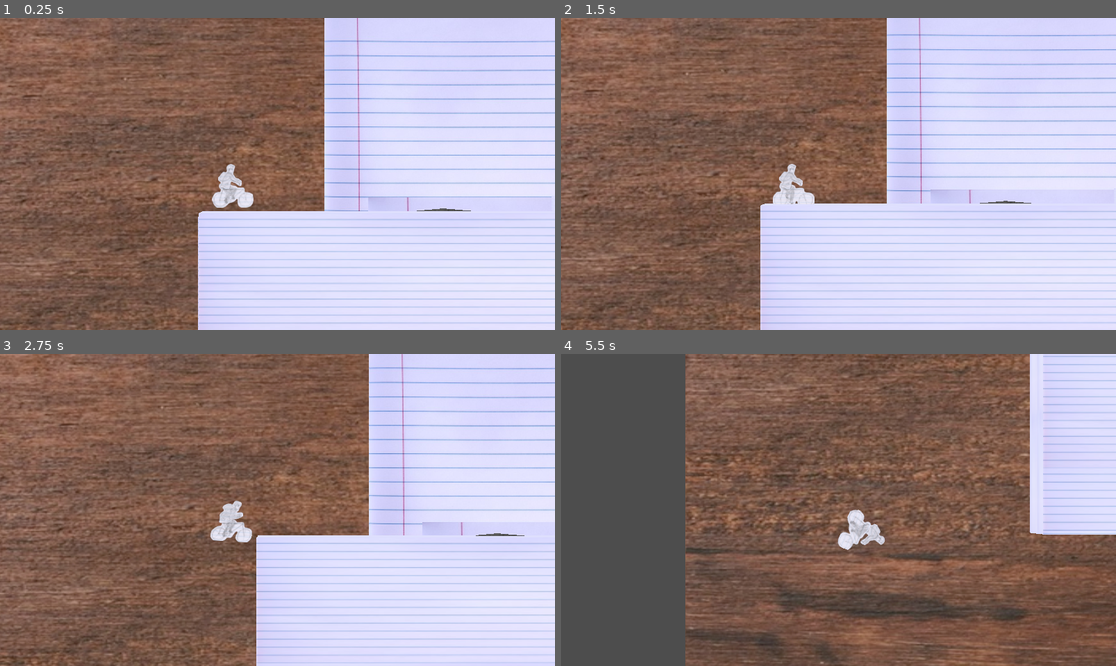
Above: before the commit, frames 1-4 (two rows, left to right).
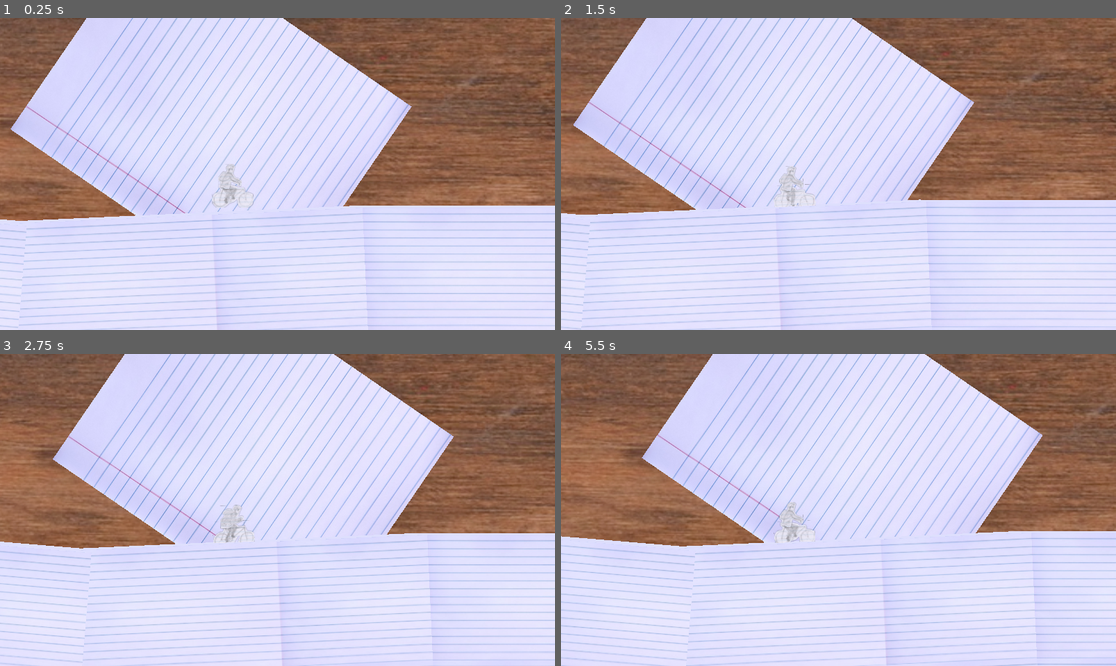
Above: after the commit, the same moments.

Repository: KyleSaki714/brackeysgamejam25-godotgame
Game: Godot game, scene res://World.tscn
Same seed, same stepped clock (60 frames per second), same inputs: the game is played once before the commit and once after it. The engine's default icon, where the game draws it, is replaced by a stand-in: a white triangle on a blue panel in a dark square.
Inputs:
- Up to frame 1 (0.25 s): no input
- Up to frame 2 (1.5 s): hold Right (tilt right) 0.53-1.28 s; tap Space (jump) at 0.77 s; hold S (backward) from 1.28 s (still down)
- Up to frame 3 (2.75 s): tap Space (jump) at 1.52 s; release S (backward) at 2.03 s; hold Right (tilt right) from 2.03 s (still down)
- Up to frame 4 (5.5 s): release Right (tilt right) at 2.78 s; hold Up (forward) 2.78-3.53 s; tap Space (jump) at 3.02, 3.77, 4.52 s; hold Left (tilt left) 3.53-5.03 s; hold S (backward) from 5.03 s (still down)

The runs differ from the first frame. In frame 1, 71% of the frame differs, in the area x 0-100%, y 0-100%; in frame 2, 71%; in frame 3, 71%; in frame 4, 97%.

Commit message:
create area1, area2

Diff:
--- /dev/null
+++ b/Areas/Area1.tscn
@@ -0,0 +1,119 @@
+[gd_scene load_steps=12 format=3 uid="uid://x0lk7ecnuro2"]
+
+[ext_resource type="PackedScene" uid="uid://b2w80cyadsfv2" path="res://Areas/Platforms/PlatformRectangle.tscn" id="2_g77gt"]
+[ext_resource type="Material" uid="uid://c1448lhcffexi" path="res://assets/Textures/Texture_LinedPaper.tres" id="3_3vdfc"]
+[ext_resource type="Texture2D" uid="uid://vcw0w27hirda" path="res://assets/Textures/Write_Your_Story_Blank_Lined_Notebook_Paper_Creative_Commons_(4812267249).jpg" id="6_m7gtb"]
+
+[sub_resource type="BoxShape3D" id="BoxShape3D_ji72d"]
+size = Vector3(102.917, 1, 3)
+
+[sub_resource type="BoxMesh" id="BoxMesh_g8g7f"]
+material = ExtResource("3_3vdfc")
+size = Vector3(102, 50, 3)
+
+[sub_resource type="BoxShape3D" id="BoxShape3D_nuqvb"]
+size = Vector3(60.1987, 1, 3)
+
+[sub_resource type="BoxMesh" id="BoxMesh_ihk6m"]
+material = ExtResource("3_3vdfc")
+size = Vector3(60, 50, 3)
+
+[sub_resource type="BoxShape3D" id="BoxShape3D_wsbhf"]
+size = Vector3(30, 1, 3)
+
+[sub_resource type="BoxMesh" id="BoxMesh_ge588"]
+material = ExtResource("3_3vdfc")
+size = Vector3(30, 50, 3)
+
+[sub_resource type="StandardMaterial3D" id="StandardMaterial3D_blj7p"]
+albedo_texture = ExtResource("6_m7gtb")
+uv2_scale = Vector3(5, 5, 5)
+
+[sub_resource type="PlaneMesh" id="PlaneMesh_so7nw"]
+material = SubResource("StandardMaterial3D_blj7p")
+size = Vector2(60, 77.647)
+orientation = 2
+
+[node name="Area1" type="Node3D"]
+
+[node name="PlatformRectangle" parent="." instance=ExtResource("2_g77gt")]
+
+[node name="CollisionShape3D" parent="PlatformRectangle" index="0"]
+transform = Transform3D(1, 0, 0, 0, 1, 0, 0, 0, 1, 51.3777, -0.5, 0)
+shape = SubResource("BoxShape3D_ji72d")
+
+[node name="MeshInstance3D3" parent="PlatformRectangle" index="1"]
+transform = Transform3D(1, 0, 0, 0, 1, 0, 0, 0, 1, 51, -25, 0)
+mesh = SubResource("BoxMesh_g8g7f")
+
+[node name="PlatformRectangle2" parent="." instance=ExtResource("2_g77gt")]
+transform = Transform3D(0.967032, 0.254653, 0, -0.254653, 0.967032, 0, 0, 0, 1, 101.977, 0.0240902, 0)
+
+[node name="CollisionShape3D" parent="PlatformRectangle2" index="0"]
+transform = Transform3D(1, 0, 0, 0, 1, 0, 0, 0, 1, 30.0188, -0.5, 0)
+shape = SubResource("BoxShape3D_nuqvb")
+
+[node name="MeshInstance3D3" parent="PlatformRectangle2" index="1"]
+transform = Transform3D(1, 0, 0, 0, 1, 0, 0, 0, 1, 30, -25, 0)
+mesh = SubResource("BoxMesh_ihk6m")
+
+[node name="PlatformRectangle3" parent="." instance=ExtResource("2_g77gt")]
+transform = Transform3D(1, 0, 0, 0, 1, 0, 0, 0, 1, 156.744, -15.2414, 0)
+
+[node name="CollisionShape3D" parent="PlatformRectangle3" index="0"]
+transform = Transform3D(1, 0, 0, 0, 1, 0, 0, 0, 1, 30.0188, -0.5, 0)
+shape = SubResource("BoxShape3D_nuqvb")
+
+[node name="MeshInstance3D3" parent="PlatformRectangle3" index="1"]
+transform = Transform3D(1, 0, 0, 0, 1, 0, 0, 0, 1, 30, -25, 0)
+mesh = SubResource("BoxMesh_ihk6m")
+
+[node name="PlatformRectangle4" parent="." instance=ExtResource("2_g77gt")]
+transform = Transform3D(0.819152, -0.573576, 0, 0.573576, 0.819152, 0, 0, 0, 1, 216.513, -15.5378, 0)
+
+[node name="CollisionShape3D" parent="PlatformRectangle4" index="0"]
+transform = Transform3D(1, 0, 0, 0, 1, 0, 0, 0, 1, 14.9194, -0.5, 0)
+shape = SubResource("BoxShape3D_wsbhf")
+
+[node name="MeshInstance3D3" parent="PlatformRectangle4" index="1"]
+transform = Transform3D(1, 0, 0, 0, 1, 0, 0, 0, 1, 15.0218, -25, 0)
+mesh = SubResource("BoxMesh_ge588")
+
+[node name="PlatformRectangle5" parent="." instance=ExtResource("2_g77gt")]
+transform = Transform3D(1, 0, 0, 0, 1, 0, 0, 0, 1, 241.144, 1.6586, 0)
+
+[node name="CollisionShape3D" parent="PlatformRectangle5" index="0"]
+transform = Transform3D(1, 0, 0, 0, 1, 0, 0, 0, 1, 30.0188, -0.5, 0)
+shape = SubResource("BoxShape3D_nuqvb")
+
+[node name="MeshInstance3D3" parent="PlatformRectangle5" index="1"]
+transform = Transform3D(1, 0, 0, 0, 1, 0, 0, 0, 1, 30, -25, 0)
+mesh = SubResource("BoxMesh_ihk6m")
+
+[node name="Background" type="Node3D" parent="."]
+
+[node name="MeshInstance3D" type="MeshInstance3D" parent="Background"]
+transform = Transform3D(-4.37114e-08, 1, 0, -1, -4.37114e-08, 0, 0, 0, 1, 224.208, -10.0188, -2)
+mesh = SubResource("PlaneMesh_so7nw")
+skeleton = NodePath("../..")
+
+[node name="MeshInstance3D2" type="MeshInstance3D" parent="Background"]
+transform = Transform3D(0.565831, -0.824521, 0, 0.824521, 0.565831, 0, 0, 0, 1, 339.058, 11.1422, -22)
+mesh = SubResource("PlaneMesh_so7nw")
+skeleton = NodePath("../..")
+
+[node name="MeshInstance3D3" type="MeshInstance3D" parent="Background"]
+transform = Transform3D(0.709005, 0.705204, 0, -0.705204, 0.709005, 0, 0, 0, 1, 127.592, 4.544, -16)
+mesh = SubResource("PlaneMesh_so7nw")
+skeleton = NodePath("../..")
+
+[node name="MeshInstance3D4" type="MeshInstance3D" parent="Background"]
+transform = Transform3D(1, 0, 0, 0, 1, 0, 0, 0, 1, 52.394, 4.2076, -12)
+mesh = SubResource("PlaneMesh_so7nw")
+skeleton = NodePath("../..")
+
+[editable path="PlatformRectangle"]
+[editable path="PlatformRectangle2"]
+[editable path="PlatformRectangle3"]
+[editable path="PlatformRectangle4"]
+[editable path="PlatformRectangle5"]
--- /dev/null
+++ b/Areas/Area2.tscn
@@ -0,0 +1,97 @@
+[gd_scene load_steps=10 format=3 uid="uid://dagye6svxj4ln"]
+
+[ext_resource type="Material" uid="uid://c1448lhcffexi" path="res://assets/Textures/Texture_LinedPaper.tres" id="1_nbla6"]
+[ext_resource type="PackedScene" uid="uid://b2w80cyadsfv2" path="res://Areas/Platforms/PlatformRectangle.tscn" id="2_ekagv"]
+[ext_resource type="Texture2D" uid="uid://vcw0w27hirda" path="res://assets/Textures/Write_Your_Story_Blank_Lined_Notebook_Paper_Creative_Commons_(4812267249).jpg" id="3_6du0o"]
+
+[sub_resource type="BoxShape3D" id="BoxShape3D_70vgd"]
+size = Vector3(50, 1, 3)
+
+[sub_resource type="BoxMesh" id="BoxMesh_g8g7f"]
+material = ExtResource("1_nbla6")
+size = Vector3(50, 50, 3)
+
+[sub_resource type="BoxShape3D" id="BoxShape3D_tjqc0"]
+size = Vector3(20, 1, 3)
+
+[sub_resource type="BoxMesh" id="BoxMesh_ihk6m"]
+material = ExtResource("1_nbla6")
+size = Vector3(20, 50, 3)
+
+[sub_resource type="StandardMaterial3D" id="StandardMaterial3D_blj7p"]
+albedo_texture = ExtResource("3_6du0o")
+uv2_scale = Vector3(5, 5, 5)
+
+[sub_resource type="PlaneMesh" id="PlaneMesh_so7nw"]
+material = SubResource("StandardMaterial3D_blj7p")
+size = Vector2(60, 77.647)
+orientation = 2
+
+[node name="Area2" type="Node3D"]
+
+[node name="PlatformRectangle" parent="." instance=ExtResource("2_ekagv")]
+
+[node name="CollisionShape3D" parent="PlatformRectangle" index="0"]
+transform = Transform3D(1, 0, 0, 0, 1, 0, 0, 0, 1, 24.9192, -0.5, 0)
+shape = SubResource("BoxShape3D_70vgd")
+
+[node name="MeshInstance3D3" parent="PlatformRectangle" index="1"]
+transform = Transform3D(1, 0, 0, 0, 1, 0, 0, 0, 1, 25, -25, 0)
+mesh = SubResource("BoxMesh_g8g7f")
+
+[node name="PlatformRectangle2" parent="." instance=ExtResource("2_ekagv")]
+transform = Transform3D(1, 0, 0, 0, 1, 0, 0, 0, 1, 64.977, -7.97591, 0)
+
+[node name="CollisionShape3D" parent="PlatformRectangle2" index="0"]
+shape = SubResource("BoxShape3D_tjqc0")
+
+[node name="MeshInstance3D3" parent="PlatformRectangle2" index="1"]
+transform = Transform3D(1, 0, 0, 0, 1, 0, 0, 0, 1, 10, -25, 0)
+mesh = SubResource("BoxMesh_ihk6m")
+
+[node name="PlatformRectangle3" parent="." instance=ExtResource("2_ekagv")]
+transform = Transform3D(1, 0, 0, 0, 1, 0, 0, 0, 1, 101.977, -14.9759, 0)
+
+[node name="CollisionShape3D" parent="PlatformRectangle3" index="0"]
+shape = SubResource("BoxShape3D_tjqc0")
+
+[node name="MeshInstance3D3" parent="PlatformRectangle3" index="1"]
+transform = Transform3D(1, 0, 0, 0, 1, 0, 0, 0, 1, 10, -25, 0)
+mesh = SubResource("BoxMesh_ihk6m")
+
+[node name="PlatformRectangle4" parent="." instance=ExtResource("2_ekagv")]
+transform = Transform3D(1, 0, 0, 0, 1, 0, 0, 0, 1, 138.977, -21.9759, 0)
+
+[node name="CollisionShape3D" parent="PlatformRectangle4" index="0"]
+shape = SubResource("BoxShape3D_tjqc0")
+
+[node name="MeshInstance3D3" parent="PlatformRectangle4" index="1"]
+transform = Transform3D(1, 0, 0, 0, 1, 0, 0, 0, 1, 10, -25, 0)
+mesh = SubResource("BoxMesh_ihk6m")
+
+[node name="Background" type="Node3D" parent="."]
+
+[node name="MeshInstance3D" type="MeshInstance3D" parent="Background"]
+transform = Transform3D(-4.37114e-08, 1, 0, -1, -4.37114e-08, 0, 0, 0, 1, 224.208, -10.0188, -2)
+mesh = SubResource("PlaneMesh_so7nw")
+skeleton = NodePath("../..")
+
+[node name="MeshInstance3D2" type="MeshInstance3D" parent="Background"]
+transform = Transform3D(0.565831, -0.824521, 0, 0.824521, 0.565831, 0, 0, 0, 1, 339.058, 11.1422, -22)
+mesh = SubResource("PlaneMesh_so7nw")
+skeleton = NodePath("../..")
+
+[node name="MeshInstance3D3" type="MeshInstance3D" parent="Background"]
+transform = Transform3D(0.709005, 0.705204, 0, -0.705204, 0.709005, 0, 0, 0, 1, 127.592, 4.544, -16)
+mesh = SubResource("PlaneMesh_so7nw")
+skeleton = NodePath("../..")
+
+[node name="MeshInstance3D4" type="MeshInstance3D" parent="Background"]
+transform = Transform3D(1, 0, 0, 0, 1, 0, 0, 0, 1, 52.394, 4.2076, -12)
+mesh = SubResource("PlaneMesh_so7nw")
+skeleton = NodePath("../..")
+
+[editable path="PlatformRectangle"]
+[editable path="PlatformRectangle2"]
+[editable path="PlatformRectangle3"]
+[editable path="PlatformRectangle4"]
--- a/Areas/AreaTutorial.tscn
+++ b/Areas/AreaTutorial.tscn
@@ -4,7 +4,7 @@
 [ext_resource type="PackedScene" uid="uid://b2w80cyadsfv2" path="res://Areas/Platforms/PlatformRectangle.tscn" id="3_pl3mn"]
 [ext_resource type="Texture2D" uid="uid://vcw0w27hirda" path="res://assets/Textures/Write_Your_Story_Blank_Lined_Notebook_Paper_Creative_Commons_(4812267249).jpg" id="4_8w2hx"]
 [ext_resource type="Material" uid="uid://c1448lhcffexi" path="res://assets/Textures/Texture_LinedPaper.tres" id="4_w278w"]
-[ext_resource type="PackedScene" uid="uid://cfmhymliio378" path="res://Areas/Tests/test_ramp1.tscn" id="5_yrh4r"]
+[ext_resource type="PackedScene" uid="uid://cfmhymliio378" path="res://Areas/Platforms/PlatformRamp.tscn" id="5_1fqky"]
 
 [sub_resource type="Curve3D" id="Curve3D_bfvo5"]
 bake_interval = 10.0
@@ -152,8 +152,8 @@
 mesh = SubResource("PlaneMesh_0d0m5")
 skeleton = NodePath("../../PlatformRectangle5")
 
-[node name="ramp" parent="." instance=ExtResource("5_yrh4r")]
-transform = Transform3D(0.866026, -0.5, 0, 0.5, 0.866026, 0, 0, 0, 1, 100.374, 1.8413, 0)
+[node name="PlatformRamp" parent="." instance=ExtResource("5_1fqky")]
+transform = Transform3D(0.965926, -0.258819, 0, 0.258819, 0.965926, 0, 0, 0, 1, 420.826, -6.78755, 0)
 
 [editable path="PlatformCustomCurves"]
 [editable path="PlatformRectangle"]
--- /dev/null
+++ b/Areas/Platforms/PlatformRamp.tscn
@@ -0,0 +1,18 @@
+[gd_scene load_steps=4 format=3 uid="uid://cfmhymliio378"]
+
+[ext_resource type="Material" uid="uid://c1448lhcffexi" path="res://assets/Textures/Texture_LinedPaper.tres" id="1_hkmvl"]
+
+[sub_resource type="BoxShape3D" id="BoxShape3D_wus84"]
+size = Vector3(15, 1, 3)
+
+[sub_resource type="BoxMesh" id="BoxMesh_glb41"]
+material = ExtResource("1_hkmvl")
+size = Vector3(15, 1, 3)
+
+[node name="PlatformRamp" type="StaticBody3D"]
+
+[node name="CollisionShape3D" type="CollisionShape3D" parent="."]
+shape = SubResource("BoxShape3D_wus84")
+
+[node name="MeshInstance3D" type="MeshInstance3D" parent="."]
+mesh = SubResource("BoxMesh_glb41")
--- a/Areas/Platforms/PlatformRectangle.tscn
+++ b/Areas/Platforms/PlatformRectangle.tscn
@@ -9,12 +9,6 @@
 material = ExtResource("1_denc6")
 size = Vector3(20, 50, 3)
 
-[sub_resource type="PlaneMesh" id="PlaneMesh_5ukam"]
-lightmap_size_hint = Vector2i(102, 17)
-material = ExtResource("1_denc6")
-size = Vector2(20, 3)
-orientation = 2
-
 [node name="PlatformRectangle" type="StaticBody3D"]
 
 [node name="CollisionShape3D" type="CollisionShape3D" parent="."]
@@ -24,7 +18,3 @@
 [node name="MeshInstance3D3" type="MeshInstance3D" parent="."]
 transform = Transform3D(1, 0, 0, 0, 1, 0, 0, 0, 1, 10, -25, 0)
 mesh = SubResource("BoxMesh_7yd0v")
-
-[node name="MeshInstance3D" type="MeshInstance3D" parent="."]
-transform = Transform3D(1, 0, 0, 0, -4.37114e-08, 1, 0, -1, -4.37114e-08, 10, 0, 0)
-mesh = SubResource("PlaneMesh_5ukam")
--- a/Areas/Tests/test_ramp1.tscn
+++ /dev/null
@@ -1,22 +0,0 @@
-[gd_scene load_steps=5 format=3 uid="uid://cfmhymliio378"]
-
-[ext_resource type="Texture2D" uid="uid://du8r73utf7khp" path="res://icon.svg" id="1_wwfwk"]
-
-[sub_resource type="BoxShape3D" id="BoxShape3D_wus84"]
-size = Vector3(10, 1, 10)
-
-[sub_resource type="StandardMaterial3D" id="StandardMaterial3D_jyevl"]
-albedo_texture = ExtResource("1_wwfwk")
-
-[sub_resource type="BoxMesh" id="BoxMesh_glb41"]
-material = SubResource("StandardMaterial3D_jyevl")
-size = Vector3(10, 1, 10)
-
-[node name="ramp" type="StaticBody3D"]
-transform = Transform3D(0.965926, -0.258819, 0, 0.258819, 0.965926, 0, 0, 0, 1, 27.8035, -3.41747, 0)
-
-[node name="CollisionShape3D" type="CollisionShape3D" parent="."]
-shape = SubResource("BoxShape3D_wus84")
-
-[node name="MeshInstance3D" type="MeshInstance3D" parent="."]
-mesh = SubResource("BoxMesh_glb41")
--- a/Bike.gd
+++ b/Bike.gd
@@ -7,7 +7,7 @@
 @export var MAX_STEER = 0.9
 @export var ENGINE_POWER = 125 # max horsepower
 const ENGINE_ACCEL = 40
-@export var MAX_SPEED = 32.0
+@export var MAX_SPEED = 34.0
 @export var _torquePower = 175 # "tilt" power
 @export var COMSHIFT = 1 # how far from the center the center of mass shifts while tilting
 @export var COMSHIFTACCEL = 0.1 # how fast the center of mass shifts when tilting
@@ -28,7 +28,7 @@
 	#linear_velocity.clampf(0, 35.0)
 	#linear_velocity = linear_velocity.clampf(-30.0, 30.0)
 	state.set_linear_velocity(get_linear_velocity().clampf(-MAX_SPEED, MAX_SPEED))
-	#print(get_linear_velocity().length())
+	print(get_linear_velocity().length())
 
 	#
 	_speedVal = state.get_linear_velocity().length() / MAX_SPEED
@@ -45,7 +45,7 @@
 func _physics_process(delta: float):
 	# - is Grounded -
 	_isGrounded = _wheel1.is_in_contact() || _wheel2.is_in_contact()
-	print(_isGrounded)
+	#print(_isGrounded)
 
 	# - GAS -
 	var cycling = Input.get_axis("backward", "forward")
--- a/World.tscn
+++ b/World.tscn
@@ -1,11 +1,13 @@
-[gd_scene load_steps=10 format=3 uid="uid://cde7rcehautca"]
+[gd_scene load_steps=12 format=3 uid="uid://cde7rcehautca"]
 
 [ext_resource type="PackedScene" uid="uid://dg6p1qquywry7" path="res://Bike.tscn" id="2_pbg5e"]
 [ext_resource type="PackedScene" uid="uid://bi7rb6kshvy0f" path="res://GameCamera.tscn" id="3_lk8vx"]
 [ext_resource type="Script" path="res://GameManager.gd" id="4_4my16"]
 [ext_resource type="PackedScene" uid="uid://dcptis54g1co7" path="res://Areas/AreaStartRamp.tscn" id="5_2fkej"]
+[ext_resource type="PackedScene" uid="uid://x0lk7ecnuro2" path="res://Areas/Area1.tscn" id="5_icdp7"]
 [ext_resource type="PackedScene" uid="uid://j3q4vlxlvote" path="res://Areas/AreaTutorial.tscn" id="5_uhlam"]
 [ext_resource type="Texture2D" uid="uid://bf0bumvh52ymn" path="res://assets/Textures/woodendesktexture.jpg" id="6_da5bw"]
+[ext_resource type="PackedScene" uid="uid://dagye6svxj4ln" path="res://Areas/Area2.tscn" id="7_nnjgp"]
 
 [sub_resource type="Environment" id="Environment_3mh0e"]
 ambient_light_source = 3
@@ -23,12 +25,13 @@
 [node name="World" type="Node3D"]
 
 [node name="Bike" parent="." instance=ExtResource("2_pbg5e")]
-transform = Transform3D(1, 0, 0, 0, 1, 0, 0, 0, 1, 5.21796, -7.38564, 0)
+transform = Transform3D(1, 0, 0, 0, 1, 0, 0, 0, 1, 615.578, 233.458, 0)
 
 [node name="WorldEnvironment" type="WorldEnvironment" parent="."]
 environment = SubResource("Environment_3mh0e")
 
 [node name="GameCamera" parent="." node_paths=PackedStringArray("_follow_target", "_look_target") instance=ExtResource("3_lk8vx")]
+transform = Transform3D(1, 0, 0, 0, 1, 0, 0, 0, 1, 623.927, 232.427, 49.7549)
 _follow_target = NodePath("../Bike/CamFollowTarget")
 _look_target = NodePath("../Bike/CamLookTarget")
 
@@ -38,21 +41,27 @@
 [node name="AreasContainer" type="Node3D" parent="."]
 
 [node name="AreaStartRamp" parent="AreasContainer" instance=ExtResource("5_2fkej")]
-transform = Transform3D(1, 0, 0, 0, 1, 0, 0, 0, 1, 0, -10, 0)
+transform = Transform3D(1, 0, 0, 0, 1, 0, 0, 0, 1, 0, 328.069, 0)
 
 [node name="FirstAreaPoint" type="Node3D" parent="AreasContainer"]
-transform = Transform3D(1, 0, 0, 0, 1, 0, 0, 0, 1, 268.534, -97.4747, 0)
+transform = Transform3D(1, 0, 0, 0, 1, 0, 0, 0, 1, 268.534, 240.594, 0)
 
 [node name="AreaTutorial" parent="AreasContainer" instance=ExtResource("5_uhlam")]
-transform = Transform3D(1, 0, 0, 0, 1, 0, 0, 0, 1, 267.679, -97.8634, 0)
+transform = Transform3D(1, 0, 0, 0, 1, 0, 0, 0, 1, 267.679, 240.205, 0)
 
-[node name="Tutorial" parent="AreasContainer" instance=ExtResource("5_uhlam")]
-transform = Transform3D(1, 0, 0, 0, 1, 0, 0, 0, 1, 0, -9.46128, 0)
+[node name="Area1" parent="AreasContainer" instance=ExtResource("5_icdp7")]
+transform = Transform3D(1, 0, 0, 0, 1, 0, 0, 0, 1, 749.372, 220.918, 0)
+
+[node name="Area2" parent="AreasContainer" instance=ExtResource("7_nnjgp")]
+transform = Transform3D(1, 0, 0, 0, 1, 0, 0, 0, 1, 1062.47, 213.758, 0)
 
 [node name="Background" type="Node3D" parent="."]
 
 [node name="MeshInstance3D" type="MeshInstance3D" parent="Background"]
-transform = Transform3D(1, 0, 0, 0, 1, 0, 0, 0, 1, 328.856, -120.945, -24.1049)
+transform = Transform3D(1, 0, 0, 0, 1, 0, 0, 0, 1, 328.856, 217.124, -24.1049)
 mesh = SubResource("PlaneMesh_vef3c")
 
+[node name="StartPoint" type="Node3D" parent="."]
+transform = Transform3D(1, 0, 0, 0, 1, 0, 0, 0, 1, 5.21796, 330.683, 0)
+
 [editable path="Bike"]
Not shown: 1 places in Areas/Platforms/PlatformRectangle.tscn that only renumber resources
